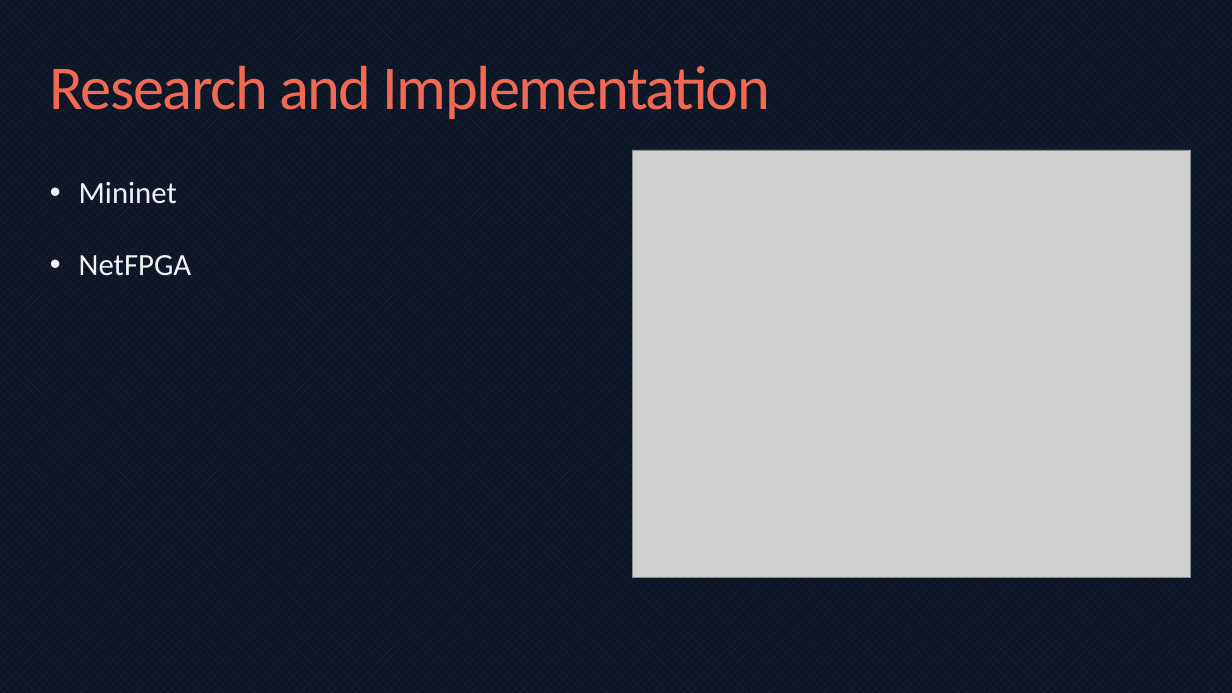
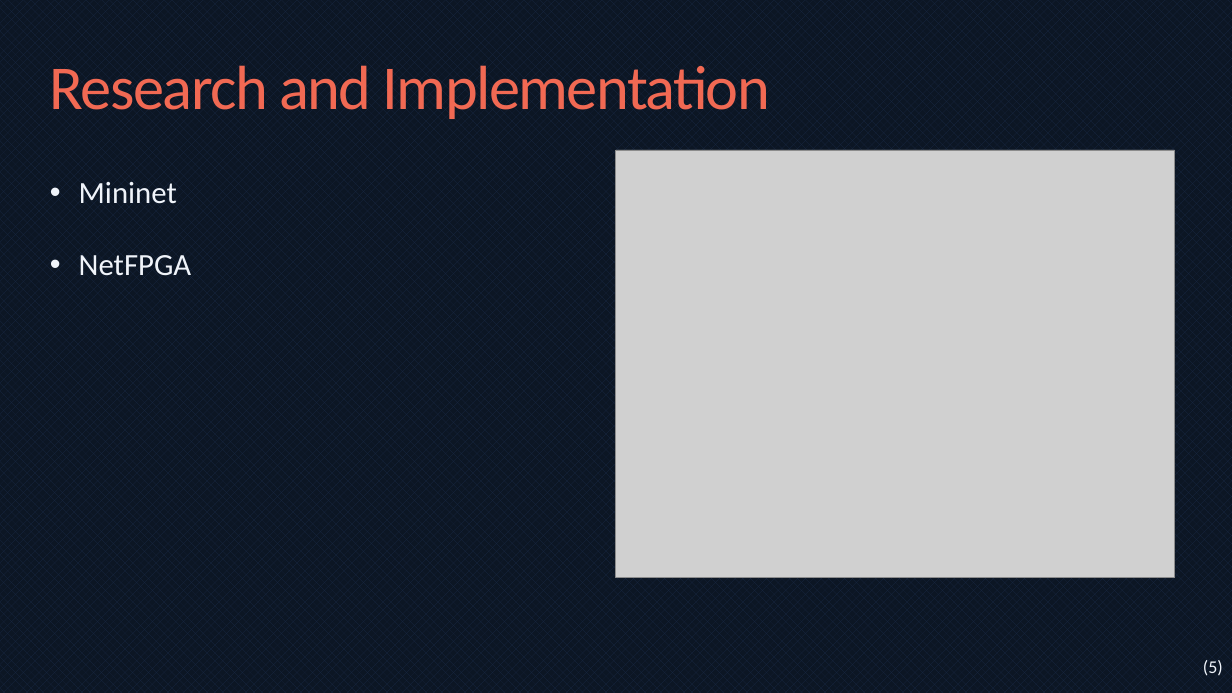
Before and after one commit to bmaximuml/CS351-Reports, a slide deck: slide 14 of Presentation/Network Switch Design on FPGAs.pptx. Drawn at 1232x693 pixels with LibreOffice and Linux fonts; fonts in the diff are those of the drawing; grey boxes stand for pictures. Boxes give left, top, right and bottom in pixels: in the first picture for what was removed or moved away, otherwise in the second. Text is boxed around its words. In the diff, an @@ line names an element or a change of style, - is before the commit and + after.

```diff
--- a/Presentation/Network Switch Design on FPGAs.pptx
+++ b/Presentation/Network Switch Design on FPGAs.pptx
@@ picture: place and size @@
-picture at [632,150,1191,578]
+picture at [616,150,1176,578]
@@ text added at [1203,660,1223,676], 14 pt, text #F0F4FA @@
+(5)
```
Also in this commit, not shown: 9 other slides changed, 3 slides added, 1 slide removed, 1 other file.
